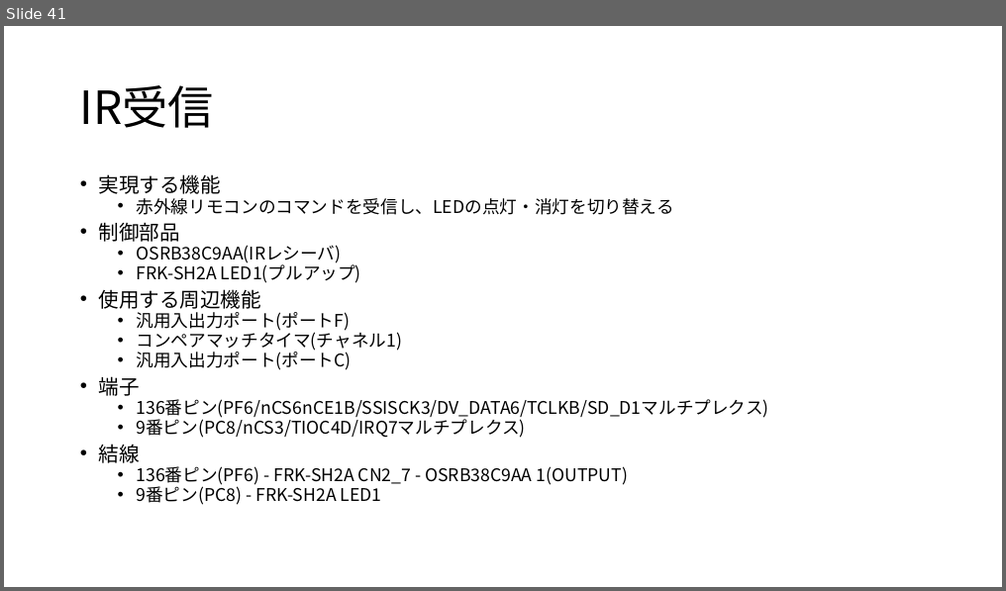
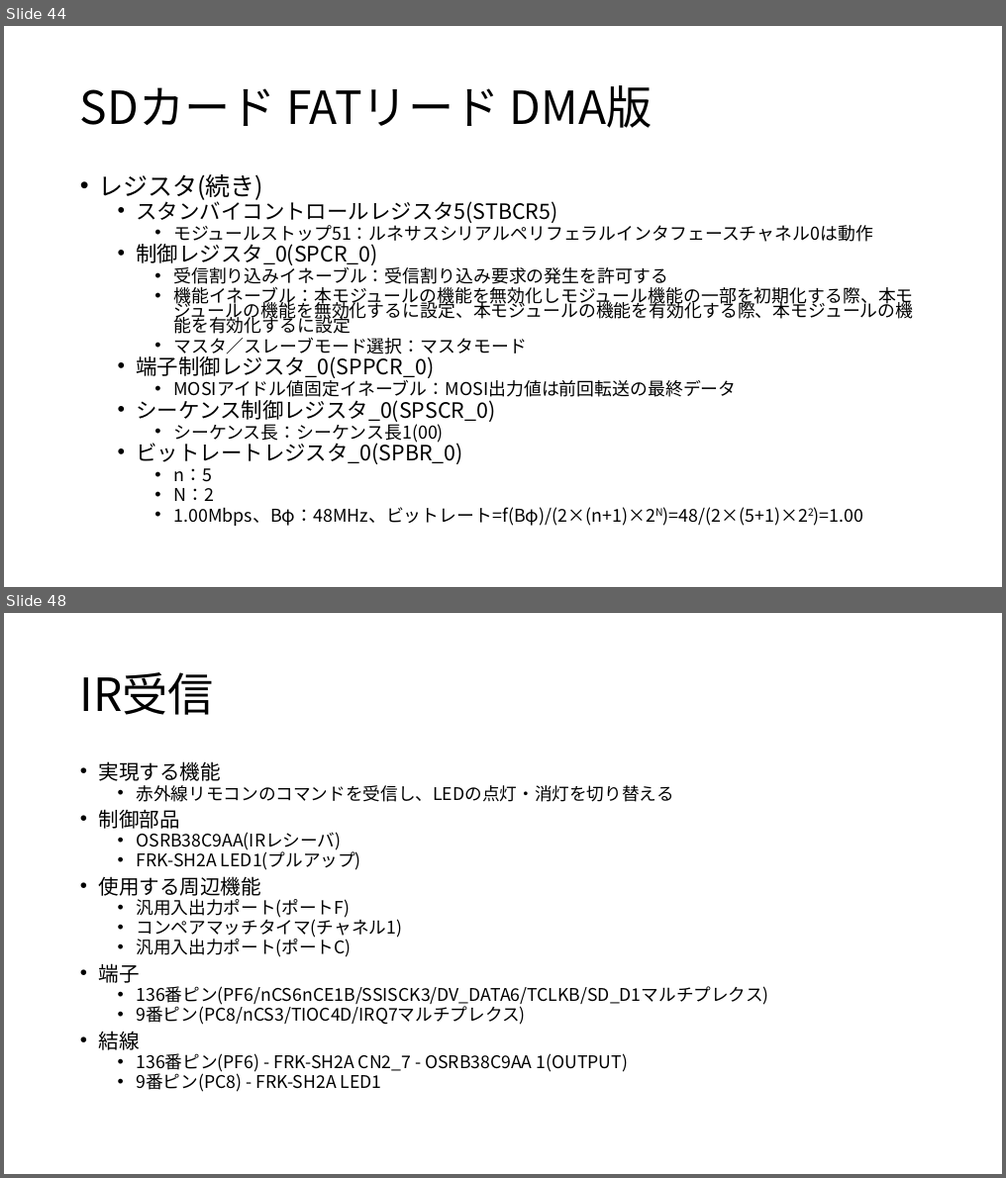
Before and after one commit to moku828/sh7262_an, a slide deck: SH7262アプリケーションノート.pptx. Shown one above the other, each under a label of ours: slide 41 before the commit, slides 44 and 48 after it; the slides between them are not shown. The pictures are 1006x591 and 1006x1178 pixels, drawn with LibreOffice and Linux fonts; fonts in the diff are those of the drawing. Boxes give left, top, right and bottom in pixels: in the first picture for what was removed or moved away, otherwise in the second. Text is boxed around its words. In the diff, an @@ line names an element or a change of style, - is before the commit and + after.

```diff
--- a/SH7262アプリケーションノート.pptx
+++ b/SH7262アプリケーションノート.pptx
@@ slide 44 added at <box>4,26,1002,587</box>, background #FFFFFF @@
@@ title added at <box>80,85,652,128</box>, 44 pt, text #000000 @@
+SDカード FATリード DMA版
@@ text added at <box>99,174,913,526</box>, 17 pt, text #000000 @@
+• レジスタ(続き)
+  • スタンバイコントロールレジスタ5(STBCR5)
+    • モジュールストップ51：ルネサスシリアルペリフェラルインタフェースチャネル0は動作
+  • 制御レジスタ_0(SPCR_0)
+    • 受信割り込みイネーブル：受信割り込み要求の発生を許可する
+    • 機能イネーブル：本モジュールの機能を無効化しモジュール機能の一部を初期化する際、本モジュールの機能を無効化するに設定、本モジュールの機能を有効化する際、本モジュールの機能を有効化するに設定
+    • マスタ／スレーブモード選択：マスタモード
+  • 端子制御レジスタ_0(SPPCR_0)
+    • MOSIアイドル値固定イネーブル：MOSI出力値は前回転送の最終データ
+  • シーケンス制御レジスタ_0(SPSCR_0)
+    • シーケンス長：シーケンス長1(00)
+  • ビットレートレジスタ_0(SPBR_0)
+    • n：5
+    • N：2
+    • 1.00Mbps、Bφ：48MHz、ビットレート=f(Bφ)/(2×(n+1)×2N)=48/(2×(5+1)×22)=1.00
@@ what was slide 41 is now slide 48 @@
```
Also in this commit, not shown: 3 slides changed, 6 other slides added, 4 other files.
